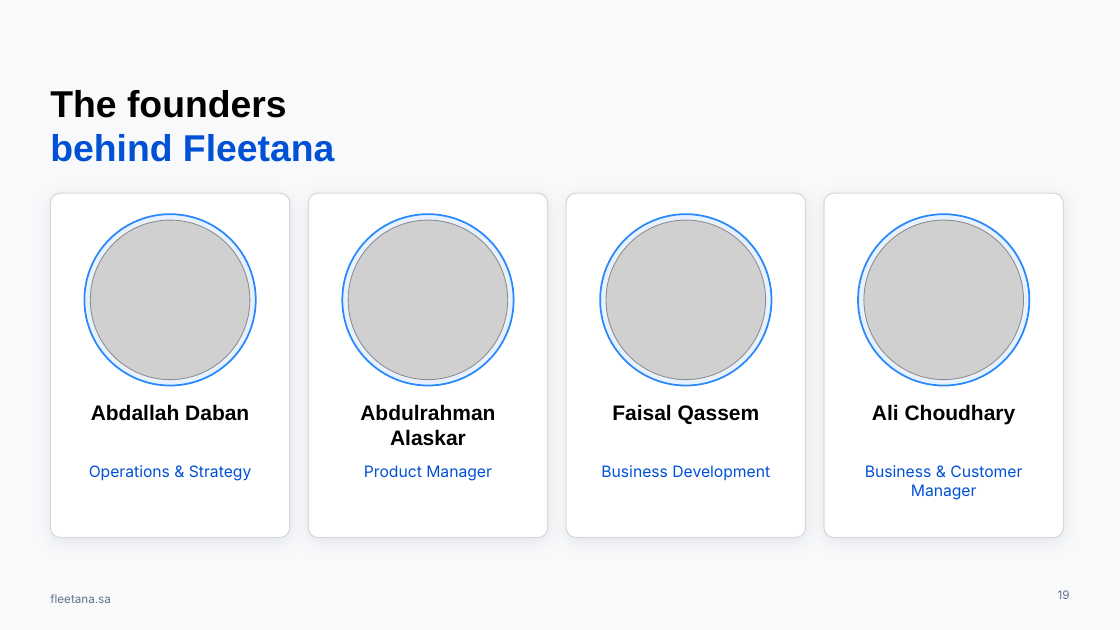
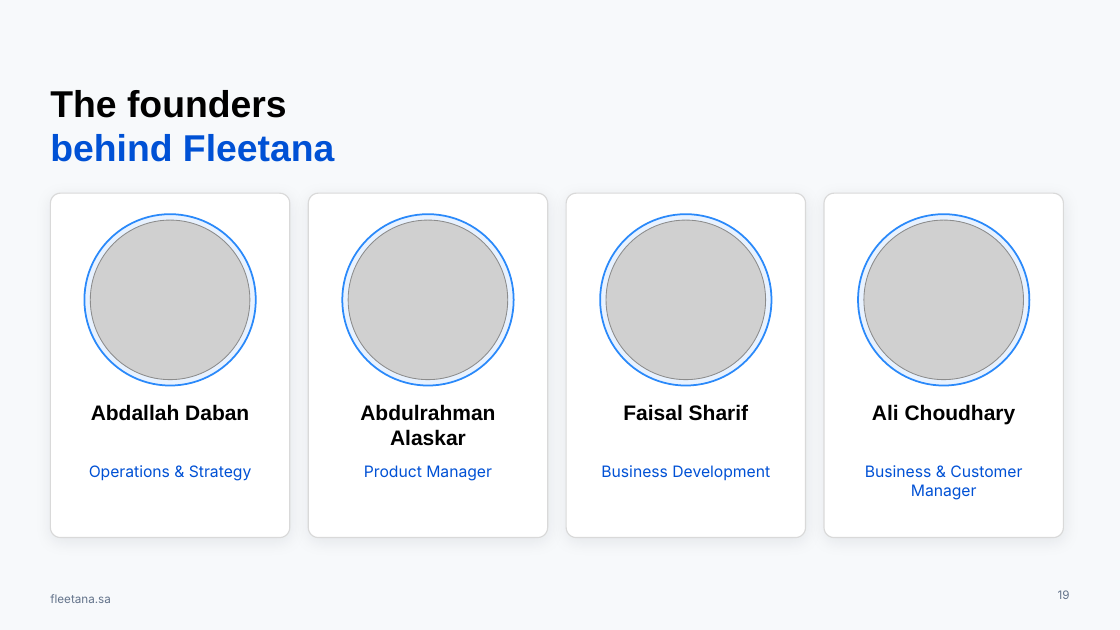
Before and after one commit to AbdallahDaban/Claude, a slide deck: slide 19 of fleetana-launch/brand/profile/Fleetana-Company-Profile-EN.pptx. Drawn at 1120x630 pixels with LibreOffice and Linux fonts; fonts in the diff are those of the drawing; grey boxes stand for pictures; background and template pictures are left out. Boxes give left, top, right and bottom in pixels: in the first picture for what was removed or moved away, otherwise in the second. Text is boxed around its words. In the diff, an @@ line names an element or a change of style, - is before the commit and + after.

```diff
--- a/fleetana-launch/brand/profile/Fleetana-Company-Profile-EN.pptx
+++ b/fleetana-launch/brand/profile/Fleetana-Company-Profile-EN.pptx
@@ text at <box>623,404,748,421</box>: text changed @@
-Faisal Qassem
+Faisal Sharif
```
Also in this commit, not shown: 4 other files.
